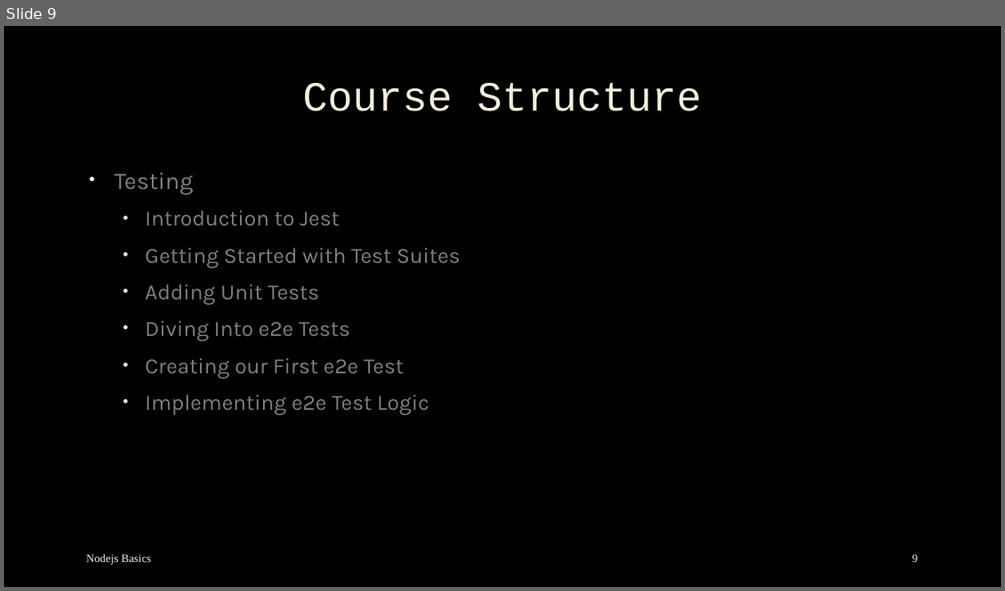
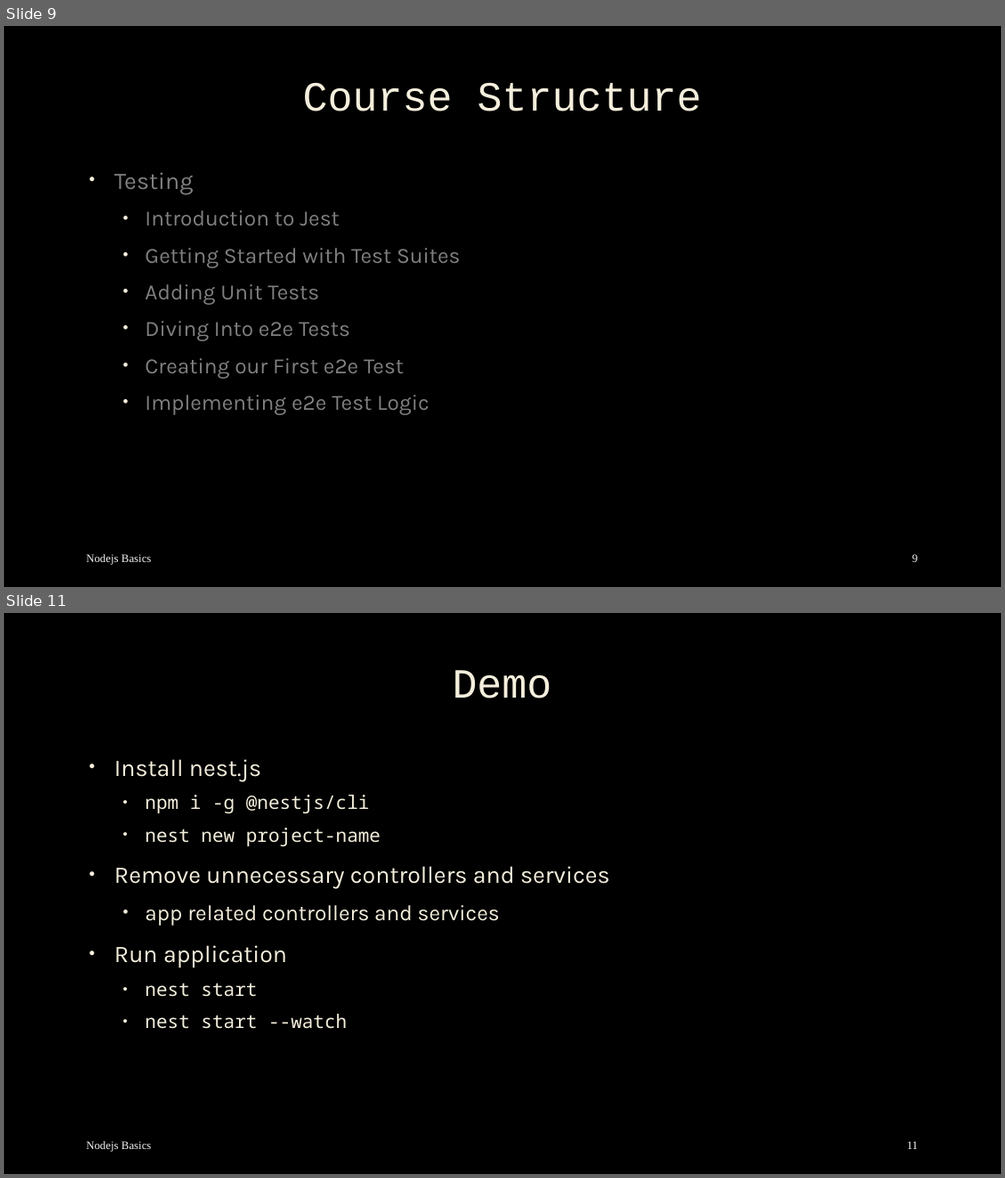
Before and after one commit to mostafa8026/nestjs-course, a slide deck: nestjs/nestjs-01.pptx. Shown one above the other, each under a label of ours: slide 9 before the commit, slides 9 and 11 after it; the slides between them are not shown. The pictures are 1005x591 and 1005x1178 pixels, drawn with LibreOffice and Linux fonts; fonts in the diff are those of the drawing; background and template pictures are left out. Boxes give left, top, right and bottom in pixels: in the first picture for what was removed or moved away, otherwise in the second. Text is boxed around its words. In the diff, an @@ line names an element or a change of style, - is before the commit and + after.

Commit message:
feat: nestjs 01 added

```diff
--- a/nestjs/nestjs-01.pptx
+++ b/nestjs/nestjs-01.pptx
@@ slide 11 added at (x1=4, y1=613, x2=1001, y2=1174), background picture (left out) @@
@@ title added at (x1=453, y1=670, x2=552, y2=698), 40 pt, text #F4EEDC @@
+Demo
@@ text added at (x1=114, y1=759, x2=610, y2=1029), 23 pt, text #F4EEDC @@
+• Install nest.js
+  • npm i -g @nestjs/cli
+  • nest new project-name
+• Remove unnecessary controllers and services
+  • app related controllers and services
+• Run application
+  • nest start
+  • nest start --watch
@@ text added at (x1=86, y1=1141, x2=152, y2=1151), 11 pt, text #F2F2F2 @@
+Nodejs Basics
@@ page number added at (x1=906, y1=1141, x2=917, y2=1149), 11 pt, text #F2F2F2 @@
+11
```
Also in this commit, not shown: 2 slides changed, 17 other slides added, 16 other files.
